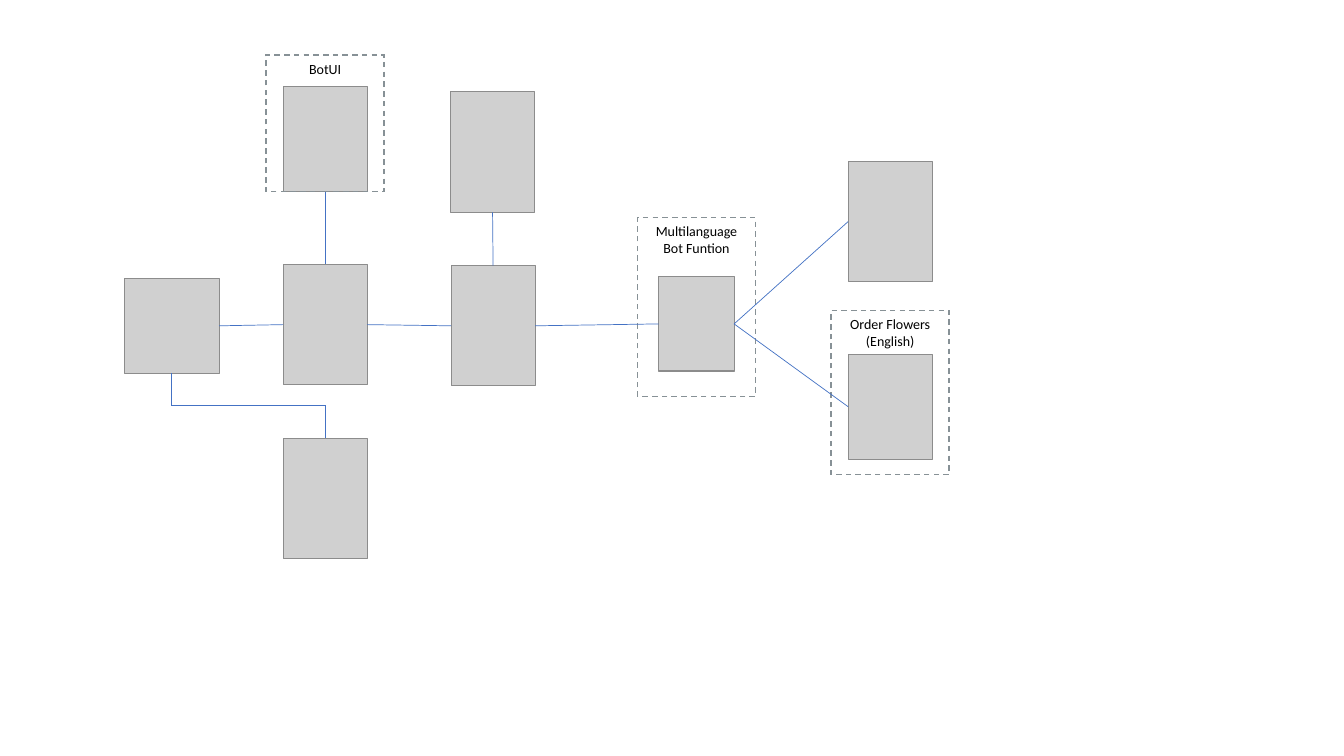
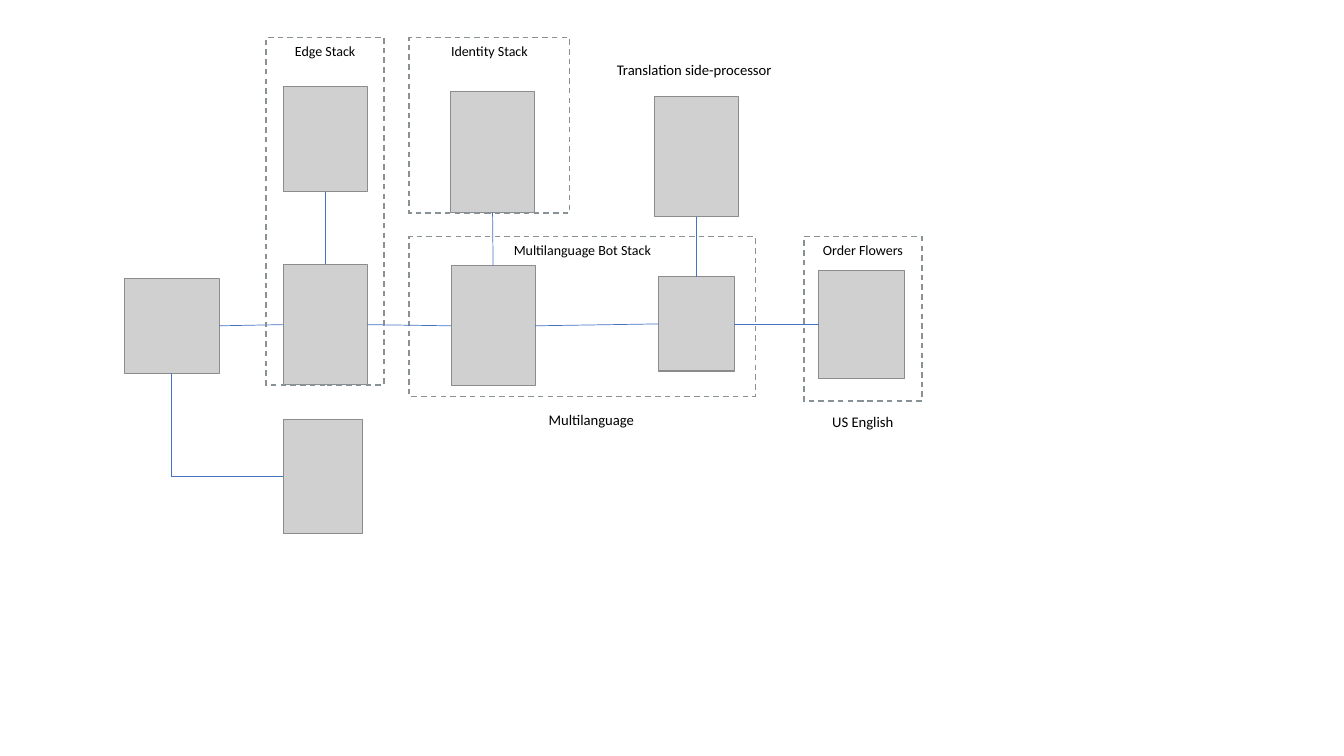
Before and after one commit to frank-ang/MultilanguageBot, a slide deck: slide 1 of doc/diagram.pptx. Drawn at 1344x756 pixels with LibreOffice and Linux fonts; fonts in the diff are those of the drawing; grey boxes stand for pictures. Boxes give left, top, right and bottom in pixels: in the first picture for what was removed or moved away, otherwise in the second. Text is boxed around its words. In the diff, an @@ line names an element or a change of style, - is before the commit and + after.

```diff
--- a/doc/diagram.pptx
+++ b/doc/diagram.pptx
@@ rectangle "Edge Stack": place and size @@
-rectangle "Edge Stack" at (266, 55, 384, 193)
+rectangle "Edge Stack" at (266, 37, 384, 385)
@@ text in rectangle at (295, 46, 355, 59): text changed @@
-BotUI
+Edge Stack
@@ rectangle added at (409, 37, 570, 213), outline #879196 1 pt dashed, 10 pt, text #000000 @@
+Identity Stack
@@ text added at (617, 64, 771, 78), 10.5 pt, text #000000 @@
+Translation side-processor
@@ picture: place and size @@
-picture at (848, 161, 932, 281)
+picture at (654, 96, 738, 216)
@@ rectangle "Multilanguage Bot Stack": place and size @@
-rectangle "Multilanguage Bot Stack" at (637, 218, 755, 396)
+rectangle "Multilanguage Bot Stack" at (409, 237, 756, 396)
@@ elbow line added from (697, 217) to (697, 277), #4472C4 0.5 pt @@
@@ line removed from (848, 222) to (734, 324) @@
@@ rectangle "Order Flowers": place and size @@
-rectangle "Order Flowers" at (831, 311, 949, 475)
+rectangle "Order Flowers" at (804, 237, 922, 401)
@@ text in rectangle at (514, 245, 651, 258): text changed @@
-Multilanguage Bot Funtion
+Multilanguage Bot Stack
@@ picture: place and size @@
-picture at (848, 354, 932, 459)
+picture at (819, 271, 904, 379)
@@ line removed from (848, 406) to (734, 324) @@
@@ elbow line added from (819, 325) to (734, 324), #4472C4 0.5 pt @@
@@ text in rectangle at (866, 336, 914, 349): paragraph removed @@
-(English)
@@ elbow line moved from (326, 439) - (171, 373) to (283, 477) - (171, 373) @@
@@ text added at (549, 414, 634, 428), 10.5 pt, text #000000 @@
+Multilanguage
@@ text added at (832, 416, 894, 430), 10.5 pt, text #000000 @@
+US English
@@ picture: place and size @@
-picture at (283, 439, 367, 559)
+picture at (283, 420, 363, 534)
```
Also in this commit, not shown: 4 other files.
